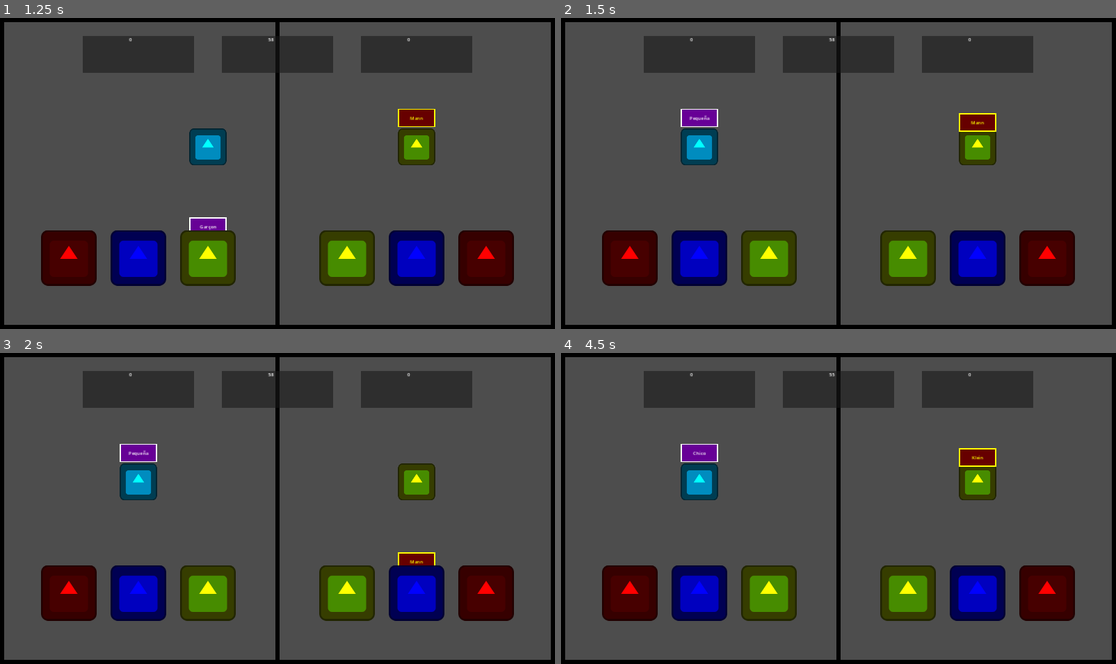
Above: before the commit, frames 1-4 (two rows, left to right).
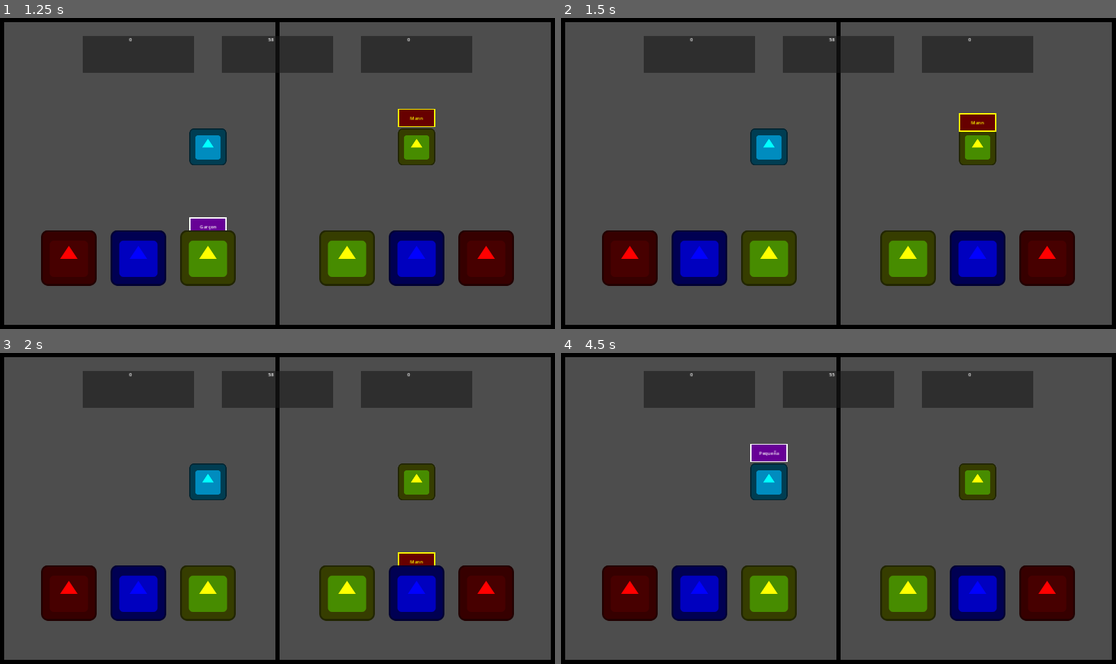
Above: after the commit, the same moments.

Repository: NymmkTheMink/Duo-Ling
Game: Godot game, scene res://game_modes/sort/sort.tscn
Two runs of this game, one before a commit and one after it. Both use one fixed random seed, a clock stepped at 60 frames per second and the inputs below. The project has no main scene, so this scene is started directly. The engine's default icon, where the game draws it, is replaced by a stand-in: a white triangle on a blue panel in a dark square.
Inputs:
- Up to frame 1 (1.25 s): tap Enter at 0.5 s; hold D (right_P1) from 0.53 s (still down); tap S (choose_P1) at 0.6 s
- Up to frame 2 (1.5 s): release D (right_P1) at 1.28 s; hold A (left_P1) from 1.28 s (still down); tap Down (choose_P2) at 1.35 s
- Up to frame 3 (2 s): keep holding A (left_P1)
- Up to frame 4 (4.5 s): release A (left_P1) at 2.03 s; hold D (right_P1) 2.03-3.53 s; tap Left (left_P2) at 2.1 s; tap Space at 2.75 s; tap Right (right_P2) at 2.85 s; tap Enter at 3.5 s; hold A (left_P1) from 3.53 s (still down); tap S (choose_P1) at 3.6 s; tap Down (choose_P2) at 4.35 s

Frame 1 is identical in both runs. In frame 2, 2.0% of the frame differs, in the area x 21-41%, y 29-48%; in frame 3, 2.0%; in frame 4, 2.8%, in the area x 21-79%, y 29-48%.

Commit message:
Added penalty

Diff:
--- a/game_modes/sort/duolingo.gd
+++ b/game_modes/sort/duolingo.gd
@@ -44,3 +44,7 @@
 	# drop word
 	if Input.is_action_just_pressed("choose_P1") and $Words.get_child_count() != 0:
 		$Words.get_child(0).freeze = false
+
+
+func _on_penalty_timer_timeout() -> void:
+	process_mode = Node.PROCESS_MODE_INHERIT
--- a/game_modes/sort/duolingo.tscn
+++ b/game_modes/sort/duolingo.tscn
@@ -7,6 +7,7 @@
 size = Vector2(128, 128)
 
 [node name="Duolingo" type="CharacterBody2D"]
+disable_mode = 1
 collision_mask = 29
 script = ExtResource("1_rxxxp")
 
@@ -18,3 +19,10 @@
 shape = SubResource("RectangleShape2D_wtbt2")
 
 [node name="Words" type="Node2D" parent="."]
+
+[node name="PenaltyTimer" type="Timer" parent="."]
+process_mode = 3
+wait_time = 3.0
+one_shot = true
+
+[connection signal="timeout" from="PenaltyTimer" to="." method="_on_penalty_timer_timeout"]
--- a/game_modes/sort/ling_ling.gd
+++ b/game_modes/sort/ling_ling.gd
@@ -45,3 +45,7 @@
 	# drop word
 	if Input.is_action_just_pressed("choose_P2") and $Words.get_child_count() != 0:
 		$Words.get_child(0).freeze = false
+
+
+func _on_penalty_timer_timeout() -> void:
+	process_mode = Node.PROCESS_MODE_INHERIT
--- a/game_modes/sort/ling_ling.tscn
+++ b/game_modes/sort/ling_ling.tscn
@@ -19,3 +19,10 @@
 shape = SubResource("RectangleShape2D_jd5y8")
 
 [node name="Words" type="Node2D" parent="."]
+
+[node name="PenaltyTimer" type="Timer" parent="."]
+process_mode = 3
+wait_time = 3.0
+one_shot = true
+
+[connection signal="timeout" from="PenaltyTimer" to="." method="_on_penalty_timer_timeout"]
--- a/game_modes/sort/sort.gd
+++ b/game_modes/sort/sort.gd
@@ -20,6 +20,8 @@
 	if "spanish" in body.name.to_lower():
 		player_1_points += 1
 	else:
+		$Duolingo/PenaltyTimer.start()
+		$Duolingo.process_mode = Node.PROCESS_MODE_DISABLED
 		if player_1_points != 0:
 			player_1_points -= 1
 	body.queue_free()
@@ -29,6 +31,8 @@
 	if "french" in body.name.to_lower():
 		player_1_points += 1
 	else:
+		$Duolingo/PenaltyTimer.start()
+		$Duolingo.process_mode = Node.PROCESS_MODE_DISABLED
 		if player_1_points != 0:
 			player_1_points -= 1
 	body.queue_free()
@@ -38,6 +42,8 @@
 	if "german" in body.name.to_lower():
 		player_1_points += 1
 	else:
+		$Duolingo/PenaltyTimer.start()
+		$Duolingo.process_mode = Node.PROCESS_MODE_DISABLED
 		if player_1_points != 0:
 			player_1_points -= 1
 	body.queue_free()
@@ -47,6 +53,8 @@
 	if "german" in body.name.to_lower():
 		player_2_points += 1
 	else:
+		$LingLing/PenaltyTimer.start()
+		$LingLing.process_mode = Node.PROCESS_MODE_DISABLED
 		if player_2_points !=0:
 			player_2_points -= 1
 	body.queue_free()
@@ -56,6 +64,8 @@
 	if "french" in body.name.to_lower():
 		player_2_points += 1
 	else:
+		$LingLing/PenaltyTimer.start()
+		$LingLing.process_mode = Node.PROCESS_MODE_DISABLED
 		if player_2_points !=0:
 			player_2_points -= 1
 	body.queue_free()
@@ -65,6 +75,8 @@
 	if "spanish" in body.name.to_lower():
 		player_2_points += 1
 	else:
+		$LingLing/PenaltyTimer.start()
+		$LingLing.process_mode = Node.PROCESS_MODE_DISABLED
 		if player_2_points !=0:
 			player_2_points -= 1
 	body.queue_free()
--- a/game_modes/sort/sort.tscn
+++ b/game_modes/sort/sort.tscn
@@ -19,6 +19,7 @@
 
 [node name="Duolingo" parent="." instance=ExtResource("1_4fftf")]
 position = Vector2(0, 448)
+disable_mode = 0
 
 [node name="LingLing" parent="." instance=ExtResource("2_6hvsk")]
 position = Vector2(1920, 448)
